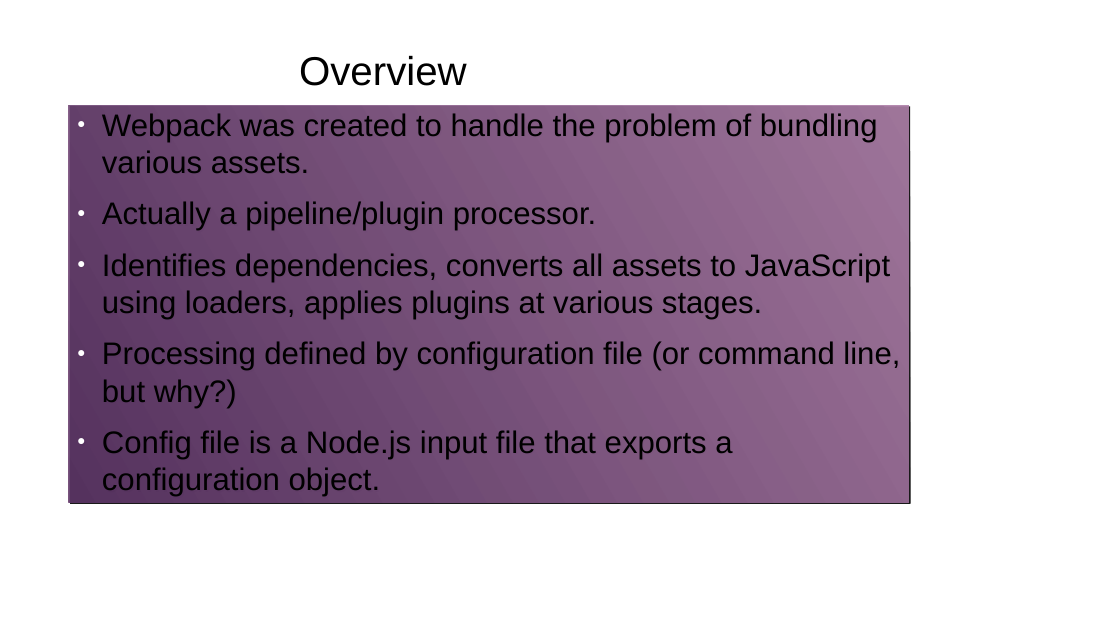
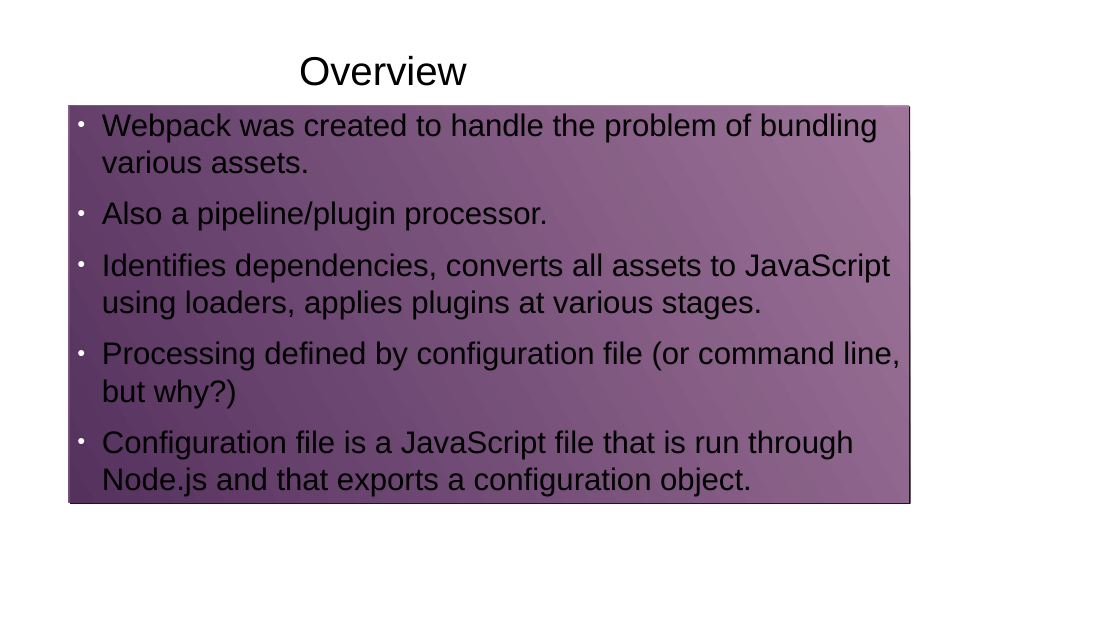
Before and after one commit to gharley/webpack-presi, a slide deck: slide 3 of webpack.odp. Drawn at 1120x630 pixels with LibreOffice and Linux fonts; fonts in the diff are those of the drawing; background and template pictures are left out. Boxes give left, top, right and bottom in pixels: in the first picture for what was removed or moved away, otherwise in the second. Text is boxed around its words. In the diff, an @@ line names an element or a change of style, - is before the commit and + after.

```diff
--- a/webpack.odp
+++ b/webpack.odp
@@ text at box(102, 201, 547, 231): text changed @@
-● Actually a pipeline/plugin processor.
+● Also a pipeline/plugin processor.
@@ text at box(102, 430, 853, 497): text changed @@
-● Config file is a Node.js input file that exports a configuration object.
+● Configuration file is a JavaScript file that is run through Node.js and that exports a configuration object.
```
Also in this commit, not shown: 6 other slides changed, 1 other file.
